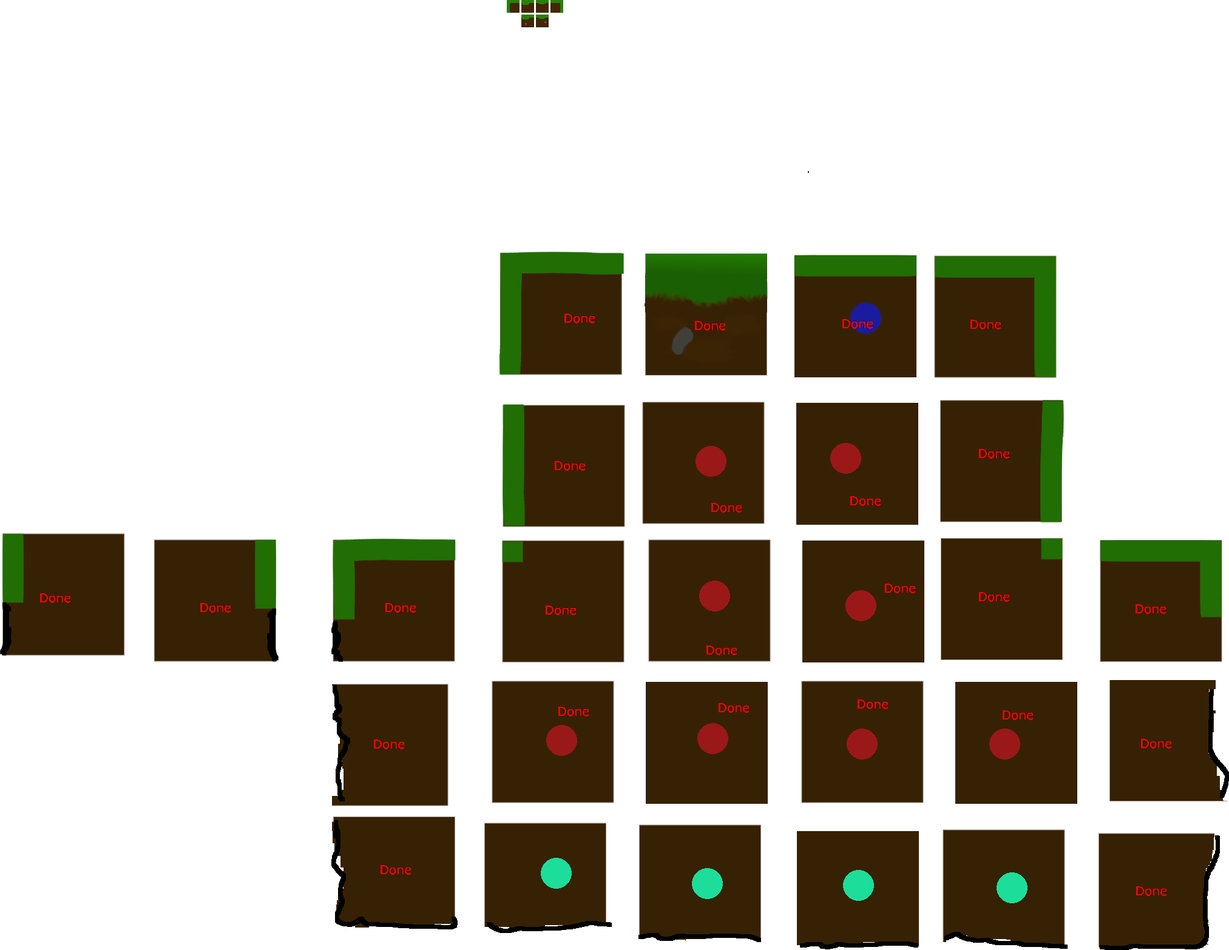
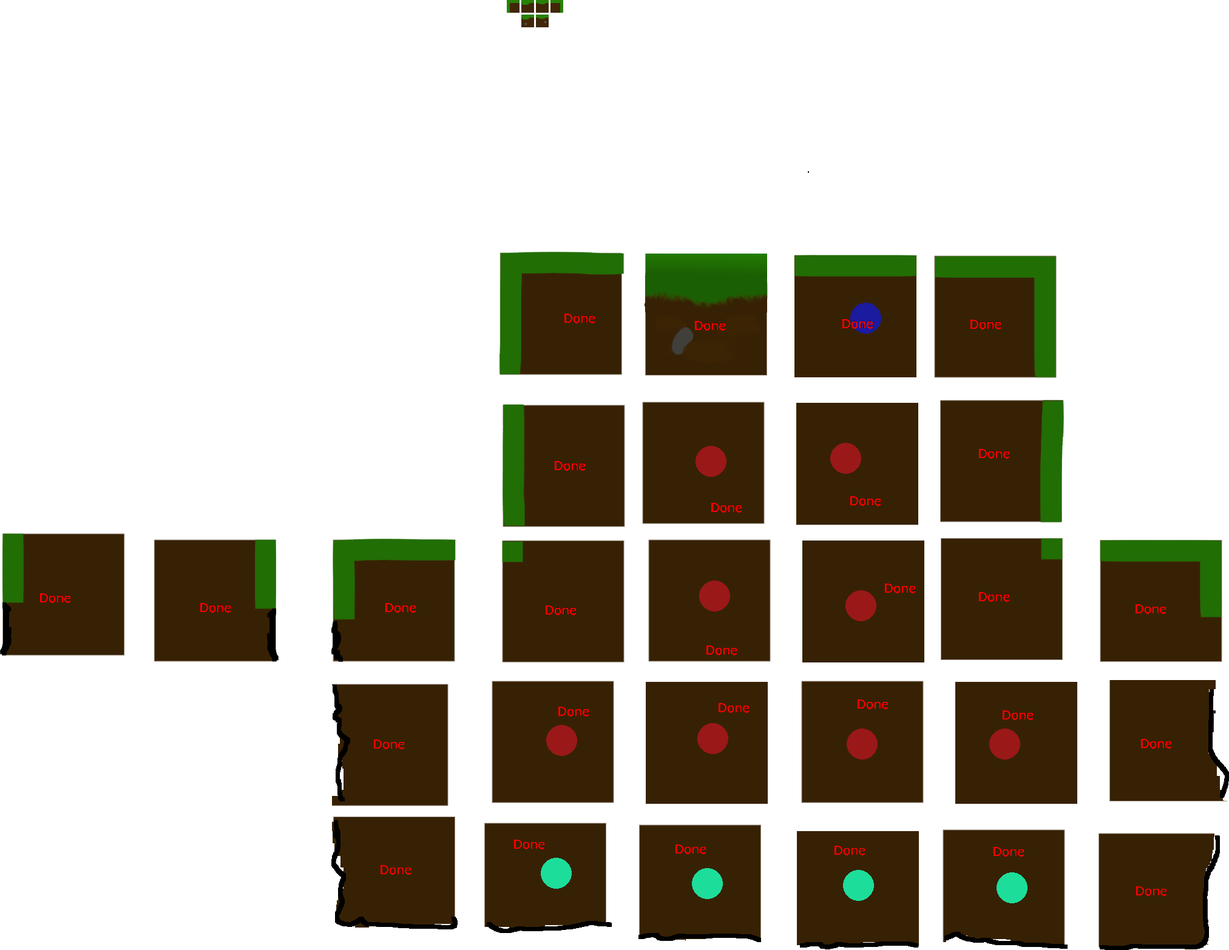
Layers edited between the first and the second 1229×950 image:
painted on "done" over (513, 839, 1024, 857)
